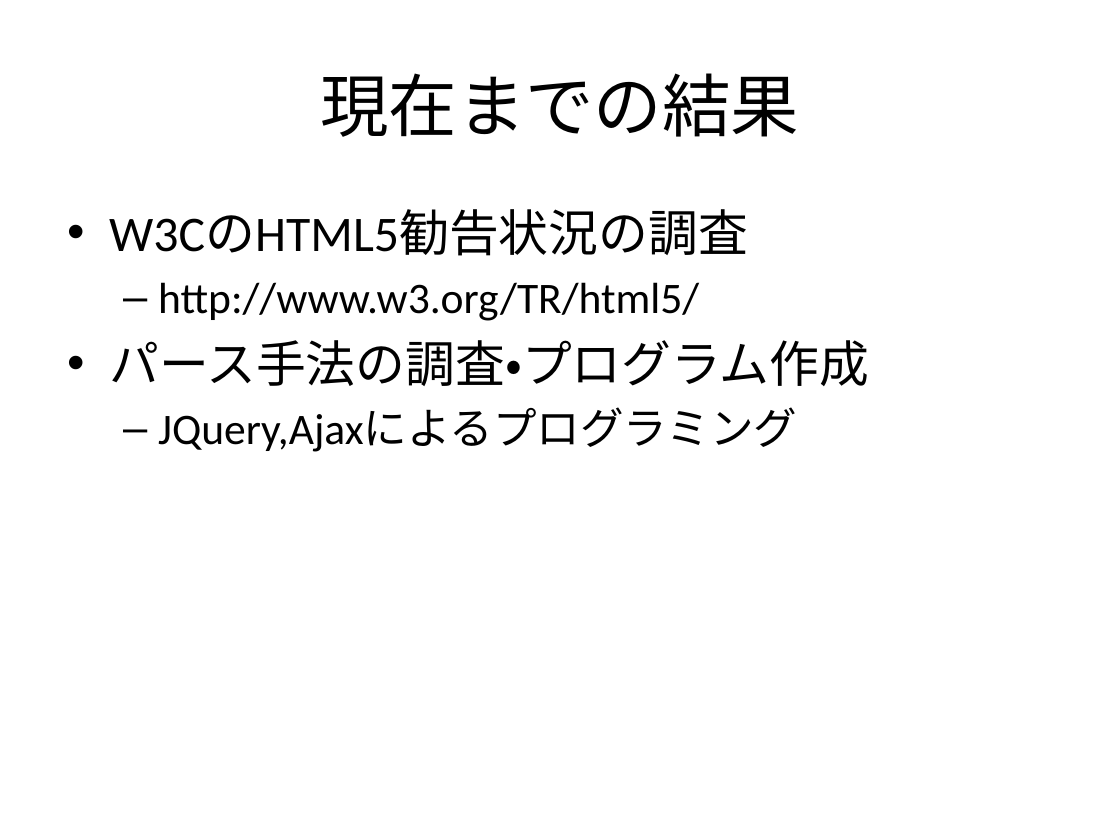
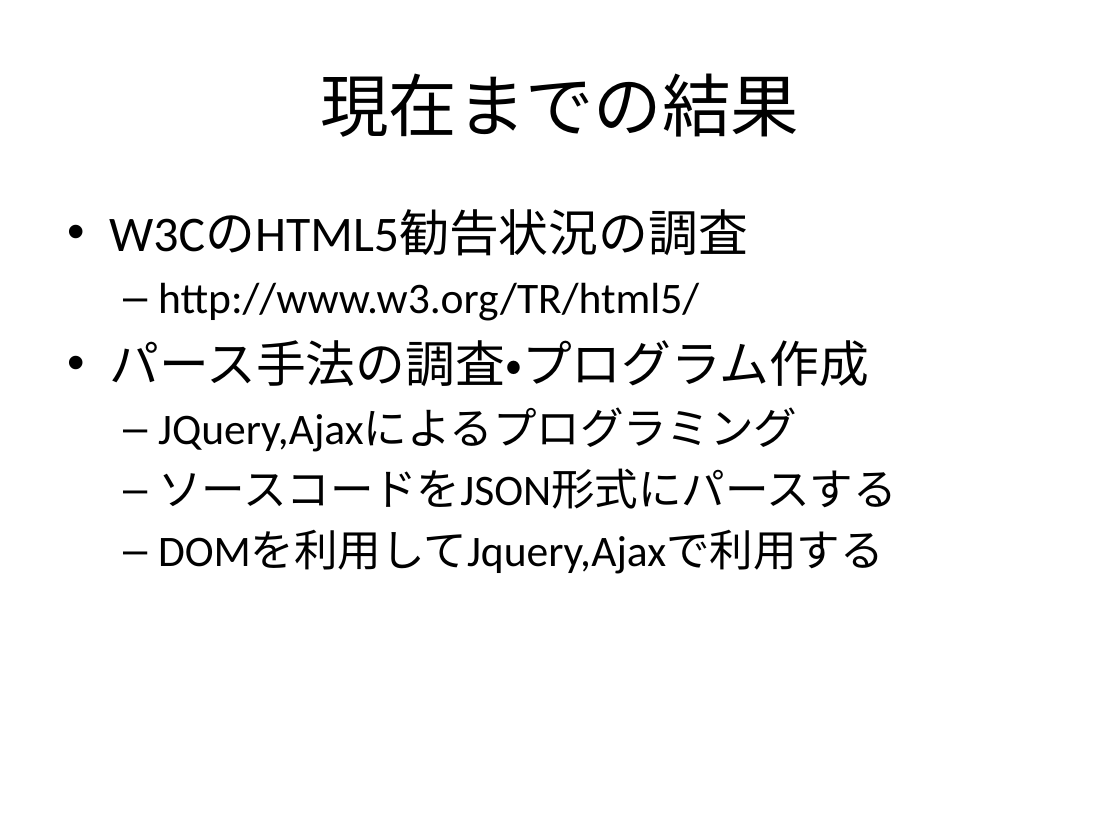
Before and after one commit to f-akazawa/akaz_uecdevelop, a slide deck: slide 16 of doc/中間発表資料.pptx. Drawn at 1120x840 pixels with LibreOffice and Linux fonts; fonts in the diff are those of the drawing. Boxes give left, top, right and bottom in pixels: in the first picture for what was removed or moved away, otherwise in the second. Text is boxed around its words. In the diff, an @@ line names an element or a change of style, - is before the commit and + after.

```diff
--- a/doc/中間発表資料.pptx
+++ b/doc/中間発表資料.pptx
@@ text at (158,468,897,574): paragraphs added @@
+  – ソースコードをJSON形式にパースする
+  – DOMを利用してJquery,Ajaxで利用する
```
Also in this commit, not shown: 1 other slide changed, 1 other file.
